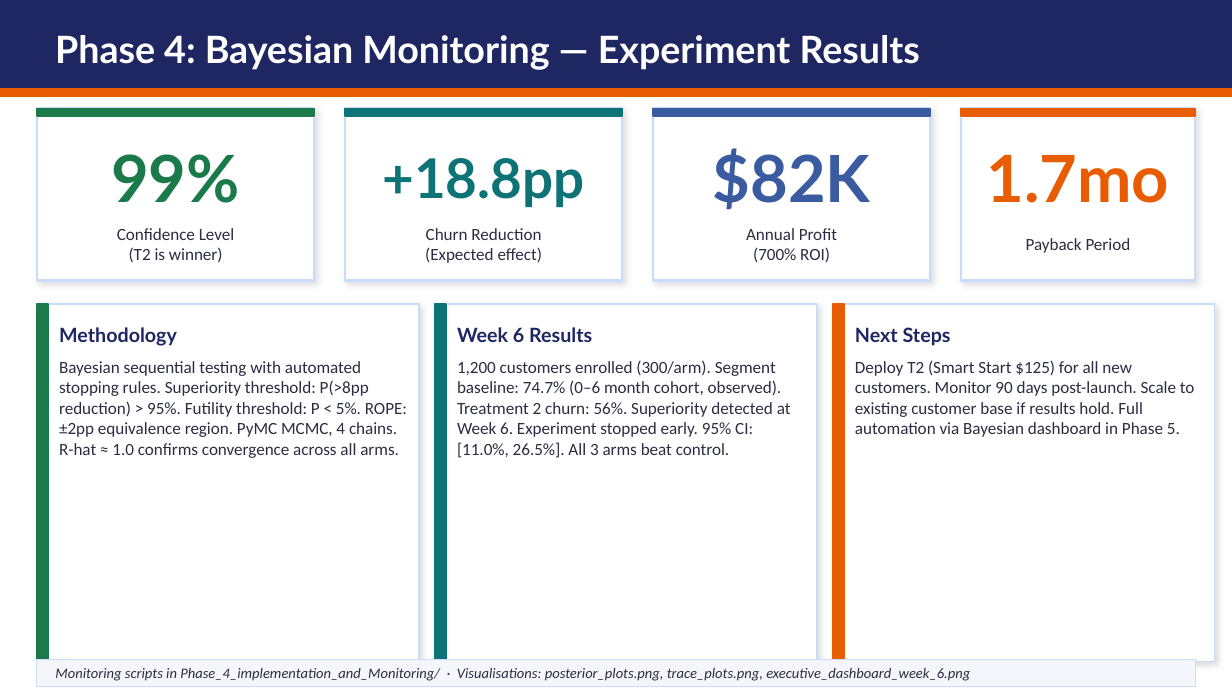
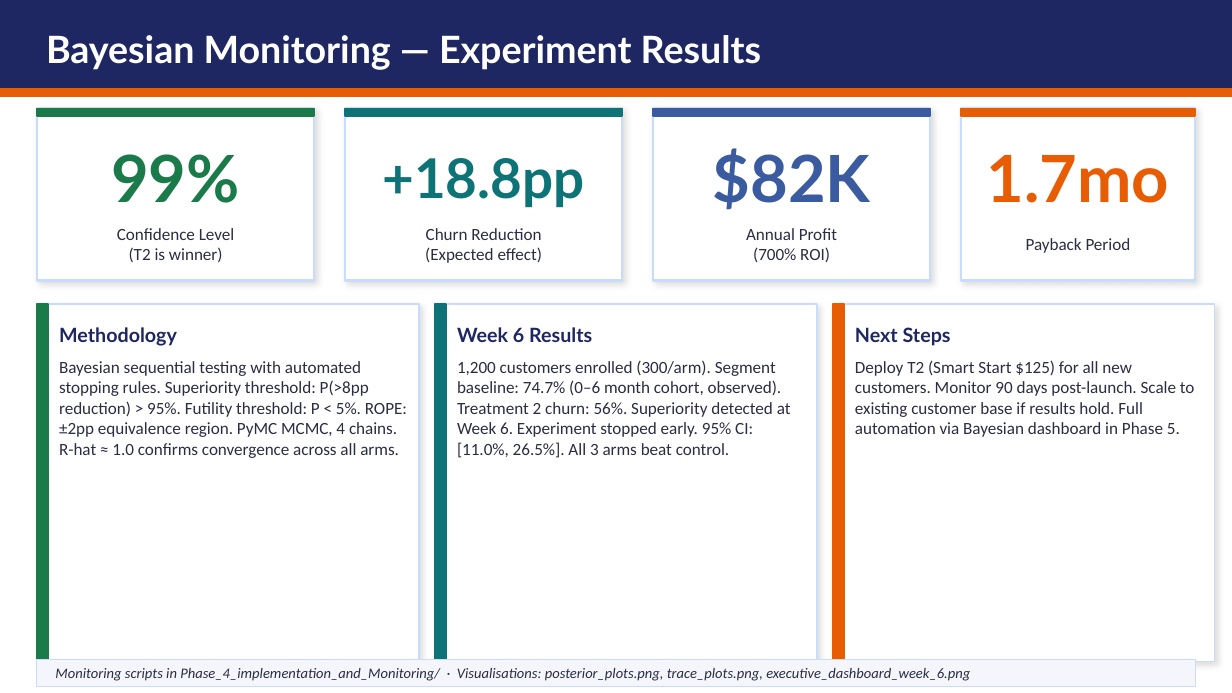
Before and after one commit to EllaN12/Customer_Churn_Analysis, a slide deck: slide 16 of Customer_Churn_Final.pptx. Drawn at 1232x693 pixels with LibreOffice and Linux fonts; fonts in the diff are those of the drawing. Boxes give left, top, right and bottom in pixels: in the first picture for what was removed or moved away, otherwise in the second. Text is boxed around its words. In the diff, an @@ line names an element or a change of style, - is before the commit and + after.

```diff
--- a/Customer_Churn_Final.pptx
+++ b/Customer_Churn_Final.pptx
@@ text at box(46, 35, 761, 70): text changed @@
-Phase 4: Bayesian Monitoring — Experiment Results
+Bayesian Monitoring — Experiment Results
```
Also in this commit, not shown: 3 other slides changed.
